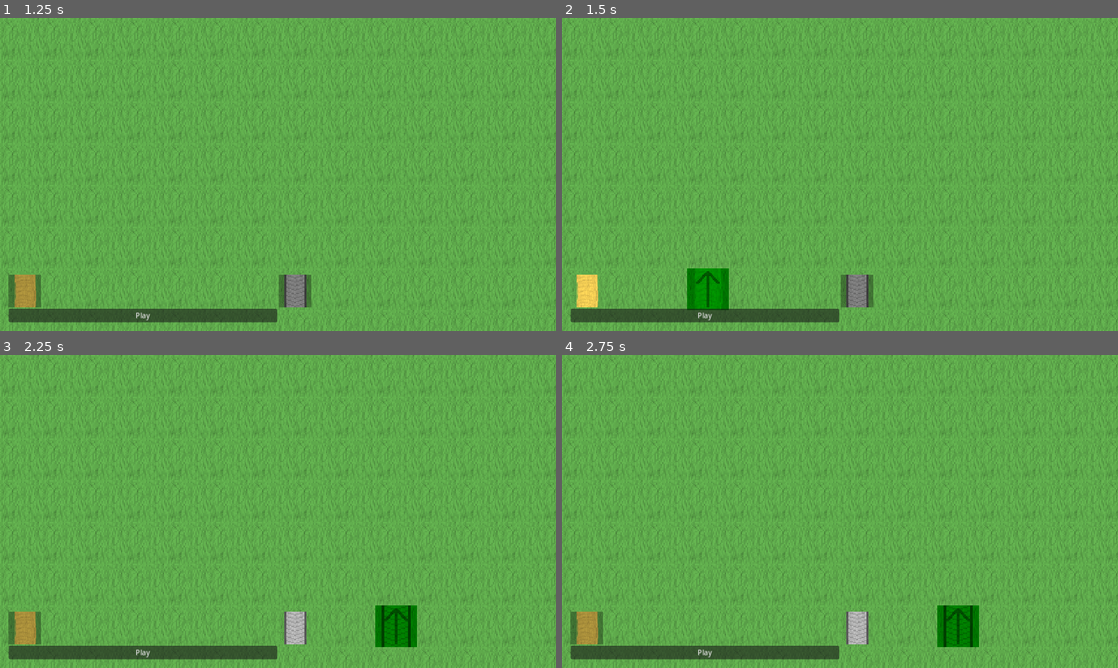
Above: before the commit, frames 1-4 (two rows, left to right).
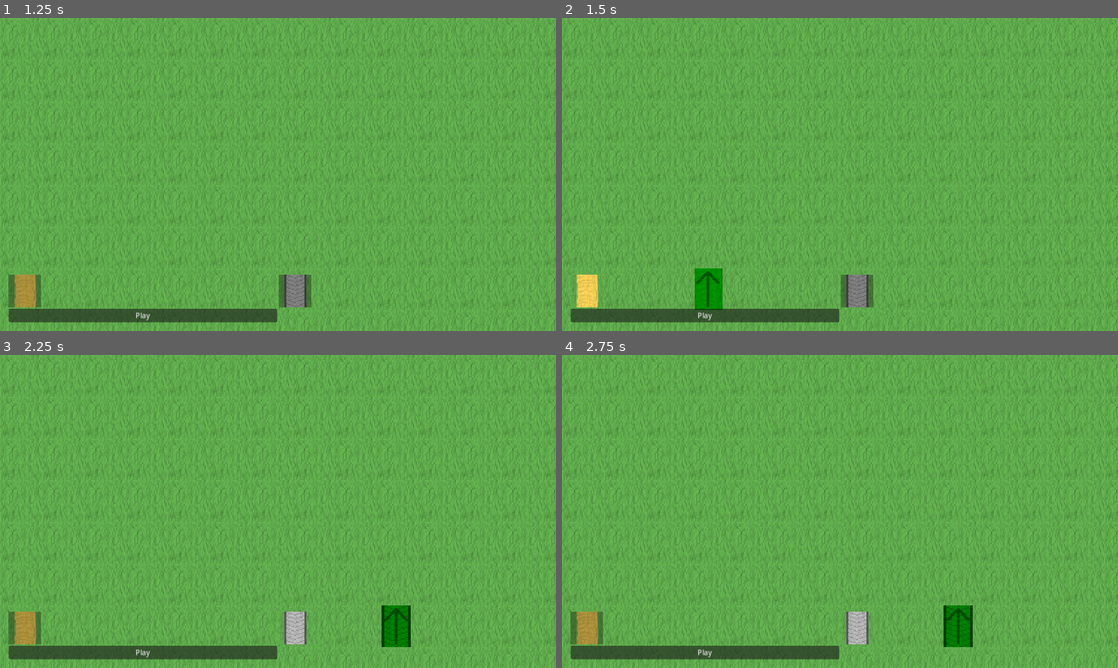
Above: after the commit, the same moments.

Repository: Luesewr/Road-Defense
Game: Godot game, scene res://main_menu.tscn
The game is run twice, just before and just after one commit, with the same random seed, the same clock (stepped at 60 frames per second) and the same inputs.
Inputs (mouse positions are in pixels of both pictures, inside the frame that each line leads up to):
- Up to frame 1 (1.25 s): click "Level 1" at 0.5 s
- Up to frame 2 (1.5 s): click (706, 290) at 1.25 s
- Up to frame 3 (2.25 s): click (411, 627) at 2 s
- Up to frame 4 (2.75 s): no input

Frame 1 is identical in both runs. In frame 2, 0.3% of the frame differs, in the area x 22-30%, y 80-94%; in frame 3, 0.3%; in frame 4, 0.3%.

Commit message:
Added selecting info window

Diff:
--- a/Level_1.tscn
+++ b/Level_1.tscn
@@ -33,6 +33,7 @@
 visible = false
 z_index = 1
 texture_filter = 1
+layout_mode = 0
 pivot_offset = Vector2(16, 16)
 texture = ExtResource("4_av0fw")
 stretch_mode = 4
@@ -74,6 +75,39 @@
 layout_mode = 2
 text = "Play"
 
+[node name="InfoBox" type="PanelContainer" parent="CanvasLayer"]
+visible = false
+anchors_preset = 1
+anchor_left = 1.0
+anchor_right = 1.0
+offset_left = -276.0
+offset_bottom = 573.0
+grow_horizontal = 0
+size_flags_horizontal = 3
+
+[node name="TexturePanel" type="Panel" parent="CanvasLayer/InfoBox"]
+layout_mode = 2
+
+[node name="MarginContainer" type="MarginContainer" parent="CanvasLayer/InfoBox/TexturePanel"]
+layout_mode = 1
+anchors_preset = 1
+anchor_left = 1.0
+anchor_right = 1.0
+offset_left = -276.0
+offset_bottom = 277.0
+grow_horizontal = 0
+theme_override_constants/margin_left = 30
+theme_override_constants/margin_top = 30
+theme_override_constants/margin_right = 30
+theme_override_constants/margin_bottom = 30
+
+[node name="InfoTexture" type="TextureRect" parent="CanvasLayer/InfoBox/TexturePanel/MarginContainer"]
+texture_filter = 1
+layout_mode = 2
+size_flags_vertical = 3
+texture = ExtResource("3_bashn")
+stretch_mode = 4
+
 [connection signal="inside_control" from="CanvasLayer/ControlPanel" to="Grid" method="_on_control_panel_inside_control"]
 [connection signal="outside_control" from="CanvasLayer/ControlPanel" to="Grid" method="_on_control_panel_outside_control"]
 [connection signal="pressed" from="CanvasLayer/ControlPanel/BasicPath" to="CanvasLayer/ControlPanel/BasicPath" method="_on_pressed"]
--- a/grid.gd
+++ b/grid.gd
@@ -101,7 +101,7 @@
 		cells[index].modulate = HOVER_COLOR_ACCEPT
 
 	if selected_tile_type != -1:
-		cells[index].set_tile_texture([logo_textures[selected_tile_type]])
+		cells[index].set_tile_texture(textures[selected_tile_type])
 		cells[index].rotation = dir_to_rad(currentDirection)
 
 		$DirectionIndicator.visible = true
--- a/root_logic.gd
+++ b/root_logic.gd
@@ -63,10 +63,18 @@
 	return selected.get("tileType")
 
 func set_selected_cell(cell):
+	var infoTexture = $CanvasLayer/InfoBox/TexturePanel/MarginContainer/InfoTexture
+	var infoBox = $CanvasLayer/InfoBox
 	if self.selectedCell == null or cell == null or self.selectedCell.get_cell_index() != cell.get_cell_index():
 		self.selectedCell = cell
+		if cell != null && cell.get_tile_type() > 0:
+			infoTexture.texture = logo_textures[cell.get_tile_type()]
+			infoBox.visible = true
+		else:
+			infoBox.visible = false
 	else:
 		self.selectedCell = null
+		infoBox.visible = false
 	Grid.process_hover()
 
 func get_selected_cell():
